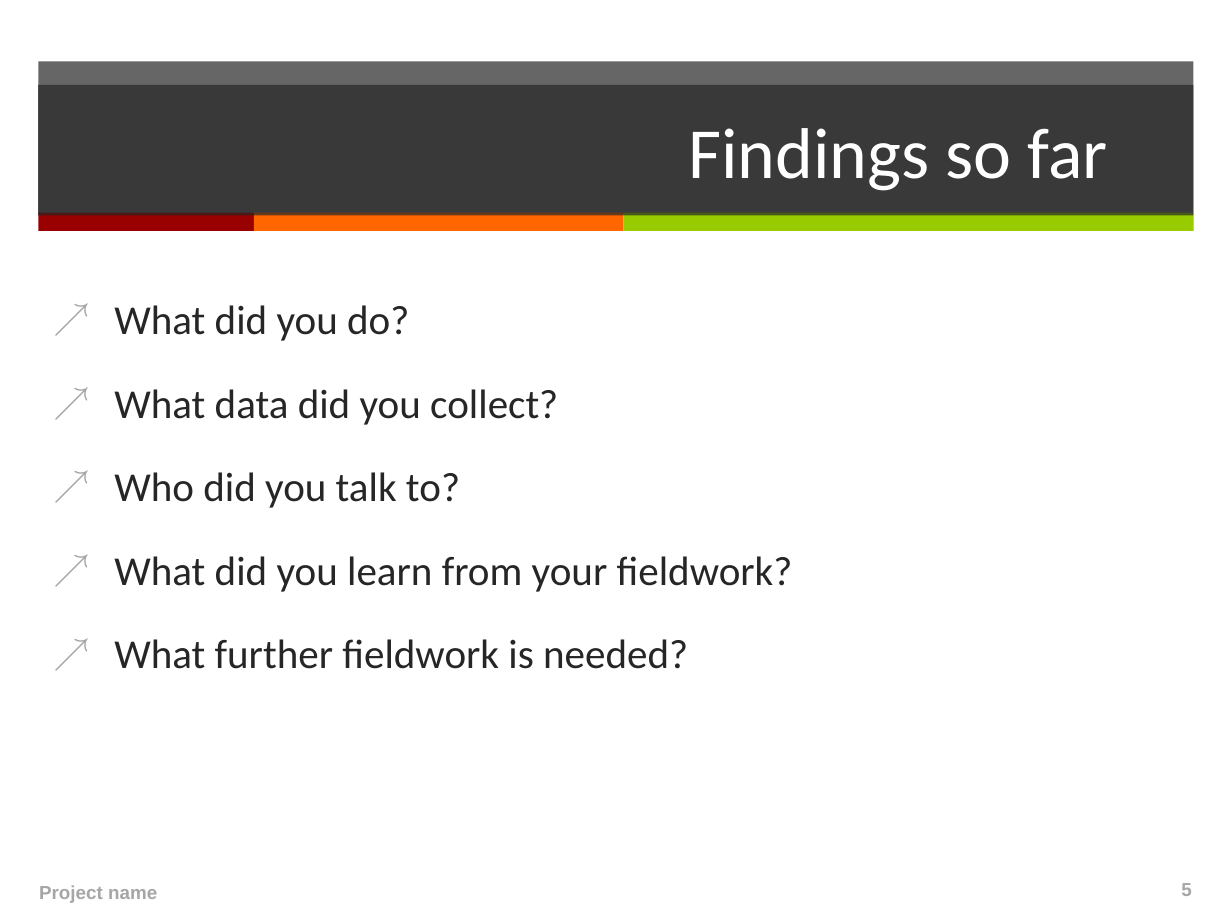
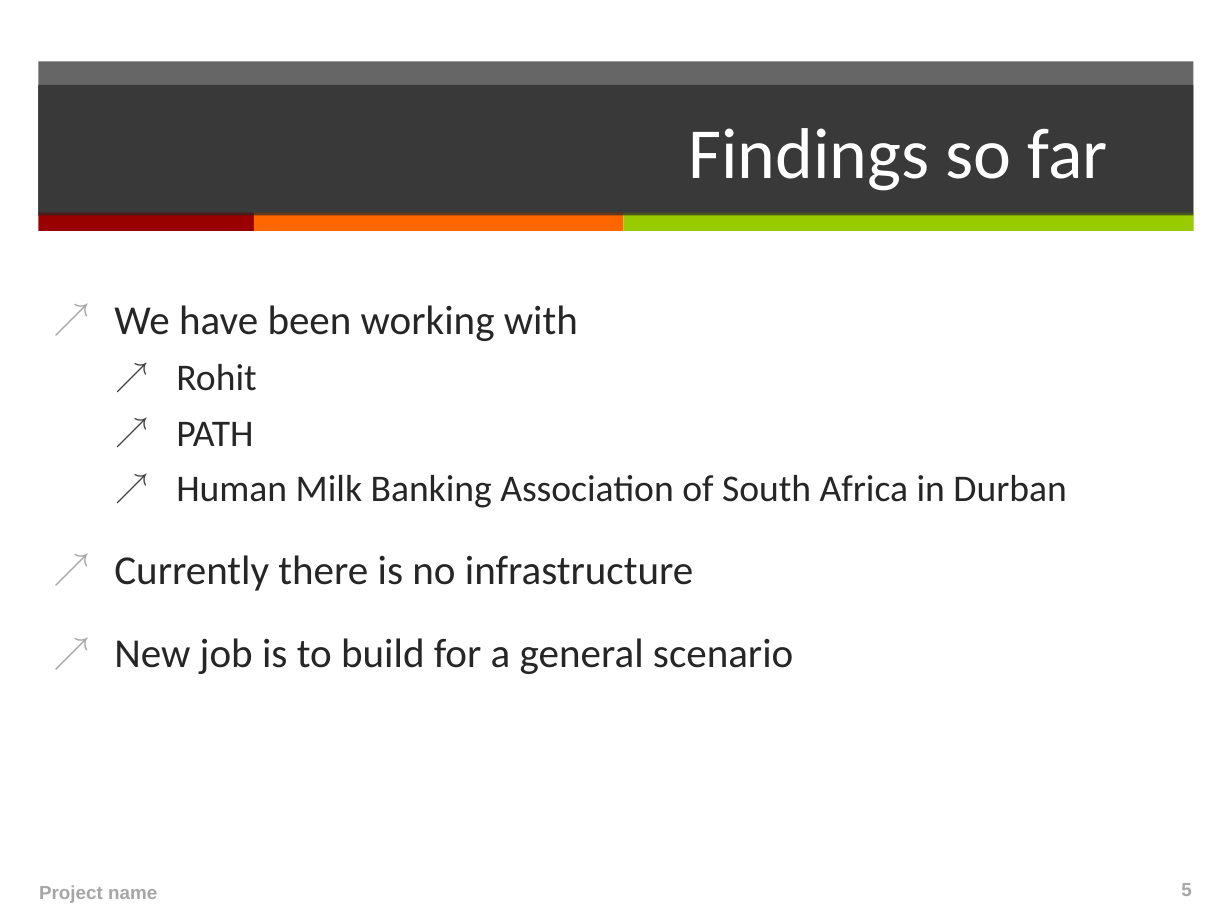
Before and after one commit to japacible/milk-banking-dispatch, a slide deck: slide 5 of presentations/ProjectPresentation-template_13wi.ppt. Drawn at 1232x924 pixels with LibreOffice and Linux fonts; fonts in the diff are those of the drawing. Boxes give left, top, right and bottom in pixels: in the first picture for what was removed or moved away, otherwise in the second. Text is boxed around its words. In the diff, an @@ line names an element or a change of style, - is before the commit and + after.

```diff
--- a/presentations/ProjectPresentation-template_13wi.ppt
+++ b/presentations/ProjectPresentation-template_13wi.ppt
@@ text at (x1=114, y1=305, x2=1066, y2=674): text changed @@
-↗ What did you do?
-↗ What data did you collect?
-↗ Who did you talk to?
-↗ What did you learn from your fieldwork?
-↗ What further fieldwork is needed?
+↗ We have been working with
+  ↗ Rohit
+  ↗ PATH
+  ↗ Human Milk Banking Association of South Africa in Durban
+↗ Currently there is no infrastructure
+↗ New job is to build for a general scenario
```
Also in this commit, not shown: 3 other slides changed, 2 other files.
